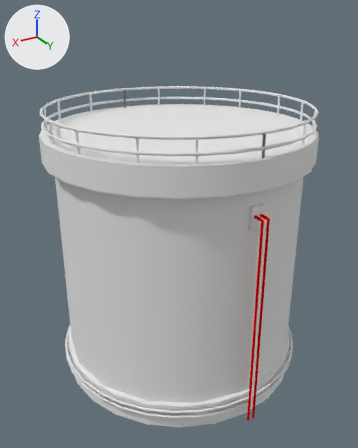
The Blender file blend/com.io7m.chemriver.storage/com.io7m.chemriver.storage.blend as it was, and as the next commit left it.
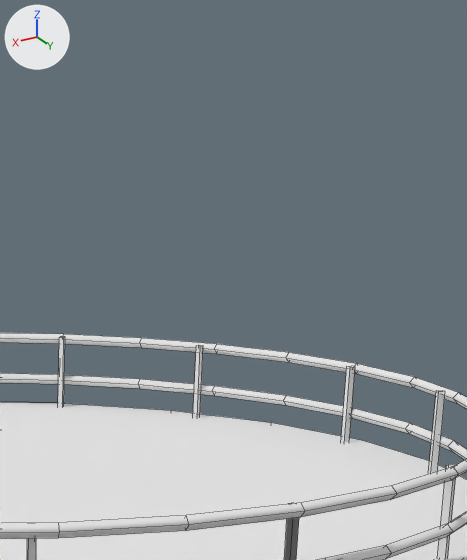
The first picture shows the older version from a 50 mm camera at (8.11, 13.53, 11.83) aimed at (0.15, 0.25, 5.19). The close-ups show both versions on the part from 53% to 86% of the width and 0% to 32% of the height of that picture; other places that the commit changed are outside them. Lighting does not change. The marker at upper left points along +X, +Y and +Z. The close-ups show mesh edges as thin lines.

In view in the first close-up: 'baked_tank'.
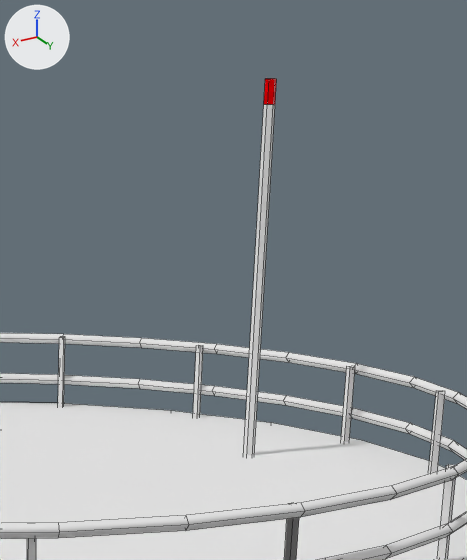
What differs and where, as boxes [x1, y1, x2, y2] in the close-ups (467 x 560 px):
'baked_tank', reshaped
    before: [0, 333, 467, 560]
    after: [0, 79, 467, 560]
part 1 of me_cube_001, added
    after: [244, 79, 277, 455]

Diff of the bpy script that builds the scene:
```diff
--- a/blend/com.io7m.chemriver.storage/com.io7m.chemriver.storage.blend.py
+++ b/blend/com.io7m.chemriver.storage/com.io7m.chemriver.storage.blend.py
@@ mat_bulb @@
+mat_bulb = diffuse_material('bulb')
+mat_bulb.base_color = (0.8, 0.0, 0.00126)  # red #e70004
@@ me_cube_001 @@
 # used by ob_baked_tank; location = (0.0, 0.0, 0.0)
-me_cube_001.from_pydata(...)  # 1240 vertices, 893 faces; spans x -4.33..4.33, y -4.33..4.45, z -0.01..9.12
+me_cube_001.from_pydata(...)  # 1258 vertices, 906 faces; spans x -4.33..4.33, y -4.33..4.45, z -0.01..11.54
+# me_cube_001 part 1: a new loose piece of 18 vertices spanning x -3.04..-2.96, y -0.05..0.05, z 8.26..11.54
 me_cube_001.materials.append(mat_ridge_001)
@@ me_cube_001 @@
 me_cube_001.materials.append(mat_leak_001)
+me_cube_001.materials.append(mat_bulb)  # red #e70004
```
